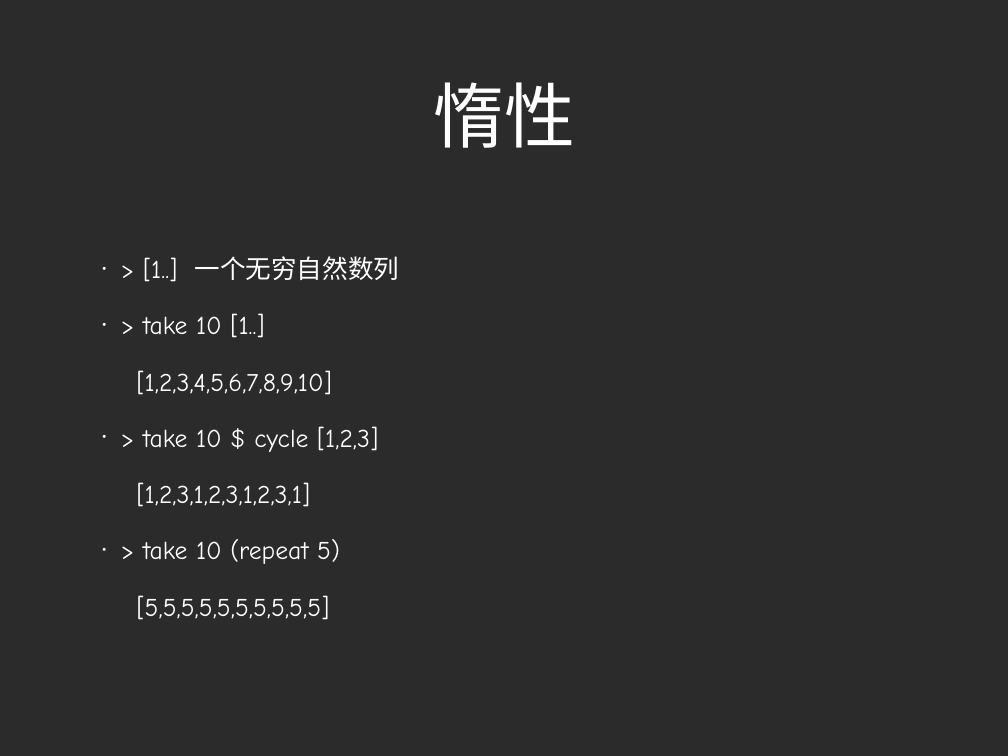
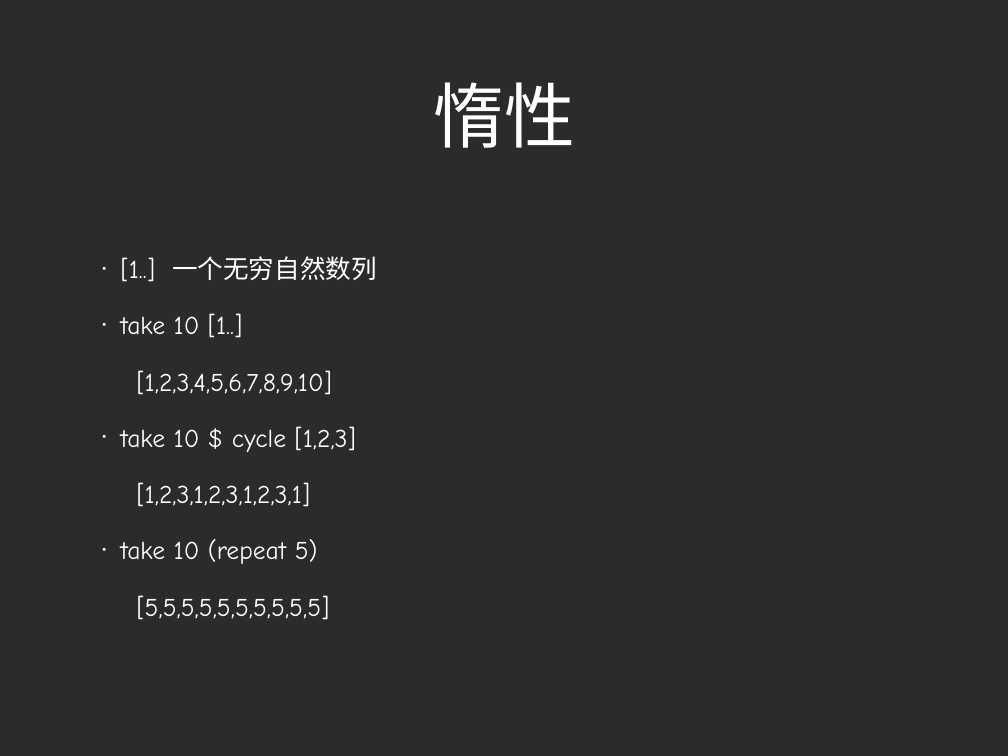
Before and after one commit to zhizhuwang/codekata, a slide deck: slide 18 of haskell/Haskell Basics.ppt (slide 17 before the commit). Drawn at 1008x756 pixels with LibreOffice and Linux fonts; fonts in the diff are those of the drawing; background and template pictures are left out; a plain dark background stands for a picture behind light text. Boxes give left, top, right and bottom in pixels: in the first picture for what was removed or moved away, otherwise in the second. Text is boxed around its words. In the diff, an @@ line names an element or a change of style, - is before the commit and + after.

```diff
--- a/haskell/Haskell Basics.ppt
+++ b/haskell/Haskell Basics.ppt
@@ text at (121, 256, 377, 338): text changed @@
-• > [1..] 一个无穷自然数列
-• > take 10 [1..]
+• [1..] 一个无穷自然数列
+• take 10 [1..]
@@ text at (121, 426, 356, 452): text changed @@
-• > take 10 $ cycle [1,2,3]
+• take 10 $ cycle [1,2,3]
@@ text at (121, 539, 318, 564): text changed @@
-• > take 10 (repeat 5)
+• take 10 (repeat 5)
```
Also in this commit, not shown: 9 other slides changed, 1 slide added, 33 other files.
